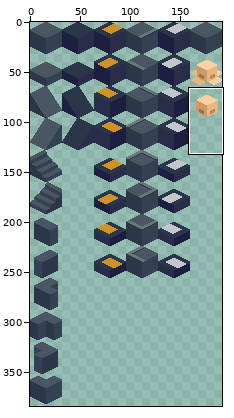
Two versions of one sprite sheet, Dual-Punk/Assets/Sprites/tiles/Tilesets/City/City-Tiles.png. The first picture is a wide view before the edit; the outline marks the close-up.
Close-up. Earlier state:
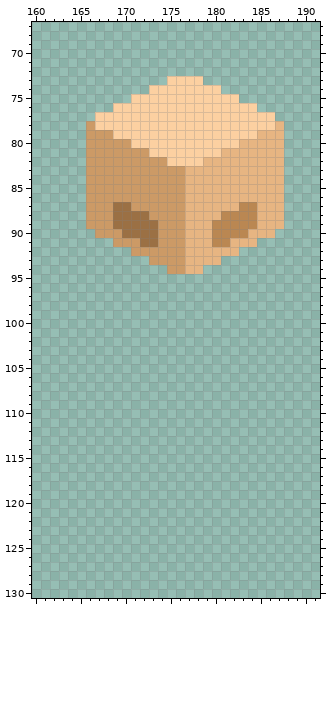
The file is 192x384 pixels. Colours within 5 levels of each other are drawn and written as one. Shown: x 160..191, y 67..130.
The result:
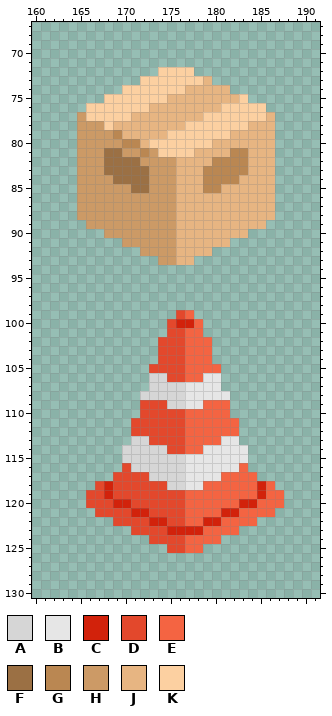
Palette (. is transparent): A #d6d6d6  B #e6e6e6  C #d2220b  D #e3482c  E #f46442  F #9b7044  G #ba8752  H #cc9a66  J #e7b582  K #fcd0a1
The exact change:
Changed rows in their new state; - is an unchanged pixel.
first column x 165:
 72 ---------KKKK----------
 73 -------KKK----J--------
 74 -----KKK----JJJJJ------
 75 ---KKK----JJJJJJJJK----
 76 -KKK----JJJJJJJJ----K--
 77 HK----JJJJJJJJ-------J-
 78 H-H-JJJJJJJJ-------JJJ.
 79 H---GJJJJJ-------JJJ--.
 80 H----GGJ-------JJJ----.
 81 H--FF--GH----JJJ-GG---.
 82 H--FFFF---HJJJ-GGGG---.
 83 H--FFFFF---J--GGGGG---.
 84 H---FFFF---J--GGGG----.
 85 H-----FF---J--GG------.
 86 H----------J----------.
 87 H---HH-----J------JJ--.
 88 H---HHHH---J----JJJJ--.
 89 ----HHHHH--J---JJJJJ-..
 90 --.--HHHH--J---JJJJ...-
 91 ----.--HH--J---JJ...---
 92 ------.----J---...-----
 93 --------.--J-...-------
 94 ----------....---------
first column x 166:
 99 ----------DE----------
100 ---------DCCE---------
101 ---------DDEE---------
102 --------DDDEEE--------
103 --------DDDEEE--------
104 --------DDDEEE--------
105 -------DDDDEEEE-------
106 -------AADDEEBB-------
107 -------AAAABBBB-------
108 ------AAAAABBBBB------
109 ------DDDAABBEEE------
110 ------DDDDDEEEEE------
111 -----DDDDDDEEEEEE-----
112 -----DDDDDDEEEEEE-----
113 -----AADDDDEEEEBB-----
114 ----AAAAADDEEBBBBB----
115 ----AAAAAAABBBBBBB----
116 ----DAAAAAABBBBBBE----
117 ---DDDDAAAABBBBEEEE---
118 -DCDDDDDDAABBEEEEEECE-
119 DDCDDDDDDDDEEEEEEEECEE
120 DDDCCDDDDDDEEEEEECCEEE
121 -DDDDCCDDDDEEEECCEEEE-
122 ---DDDDCCDDEECCEEEE---
123 -----DDDDCCCCEEEE-----
124 -------DDDDEEEE-------
125 ---------DDEE---------
Boxes around the changes in both close-ups, in picture pixels (x1, y1, x2, y2):
changed: (77, 67, 284, 553)
